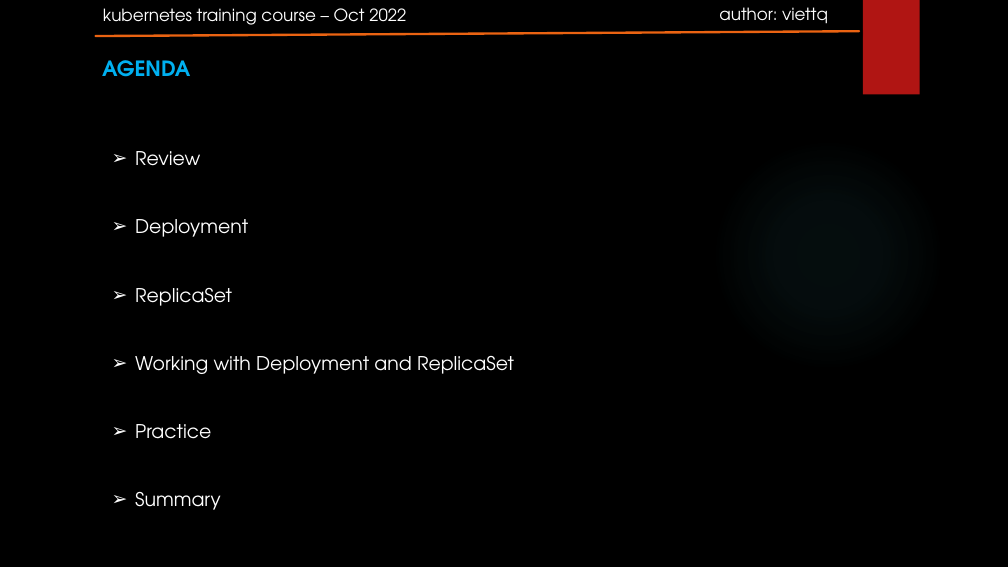
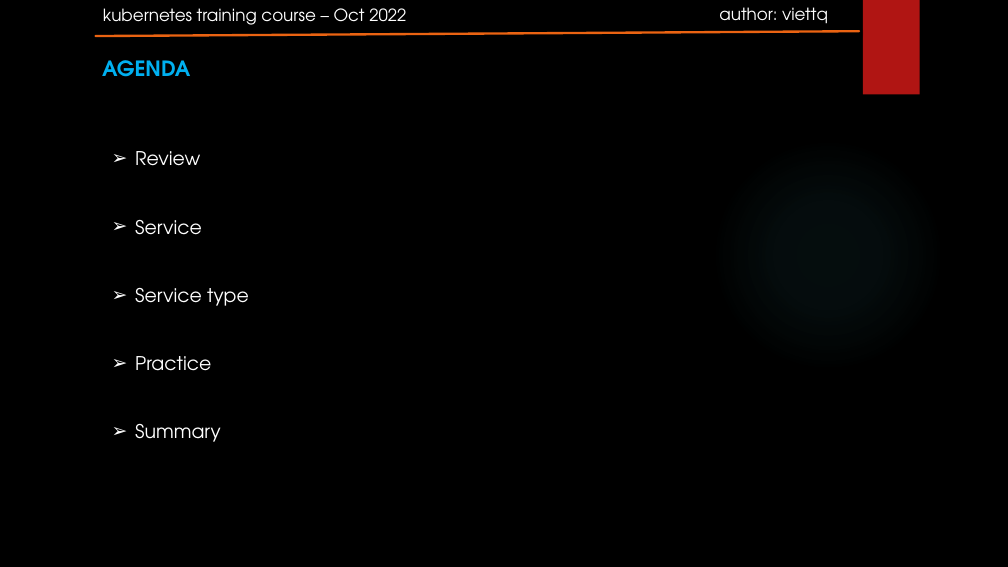
Before and after one commit to rockman88v/kubernetes_basic_course, a slide deck: slide 2 of session05 Kubernetes Services/k8s-course-session05 - Kubernetes Services.pptx. Drawn at 1008x567 pixels with LibreOffice and Linux fonts; fonts in the diff are those of the drawing; background and template pictures are left out. Boxes give left, top, right and bottom in pixels: in the first picture for what was removed or moved away, otherwise in the second. Text is boxed around its words. In the diff, an @@ line names an element or a change of style, - is before the commit and + after.

Commit message:
Add slide for session 05: Kubernetes Services

```diff
--- a/session05 Kubernetes Services/k8s-course-session05 - Kubernetes Services.pptx
+++ b/session05 Kubernetes Services/k8s-course-session05 - Kubernetes Services.pptx
@@ text at (135,220,249,306): text changed @@
-➢ Deployment
-➢ ReplicaSet
-➢ Working with Deployment and ReplicaSet
+➢ Service
+➢ Service type
```
Also in this commit, not shown: 2 other slides changed, 4 other files.
